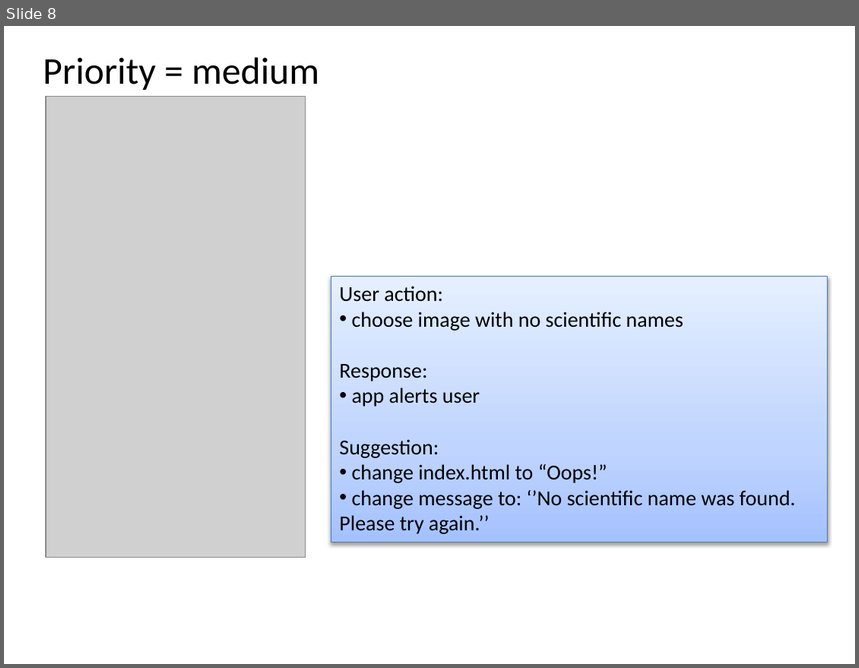
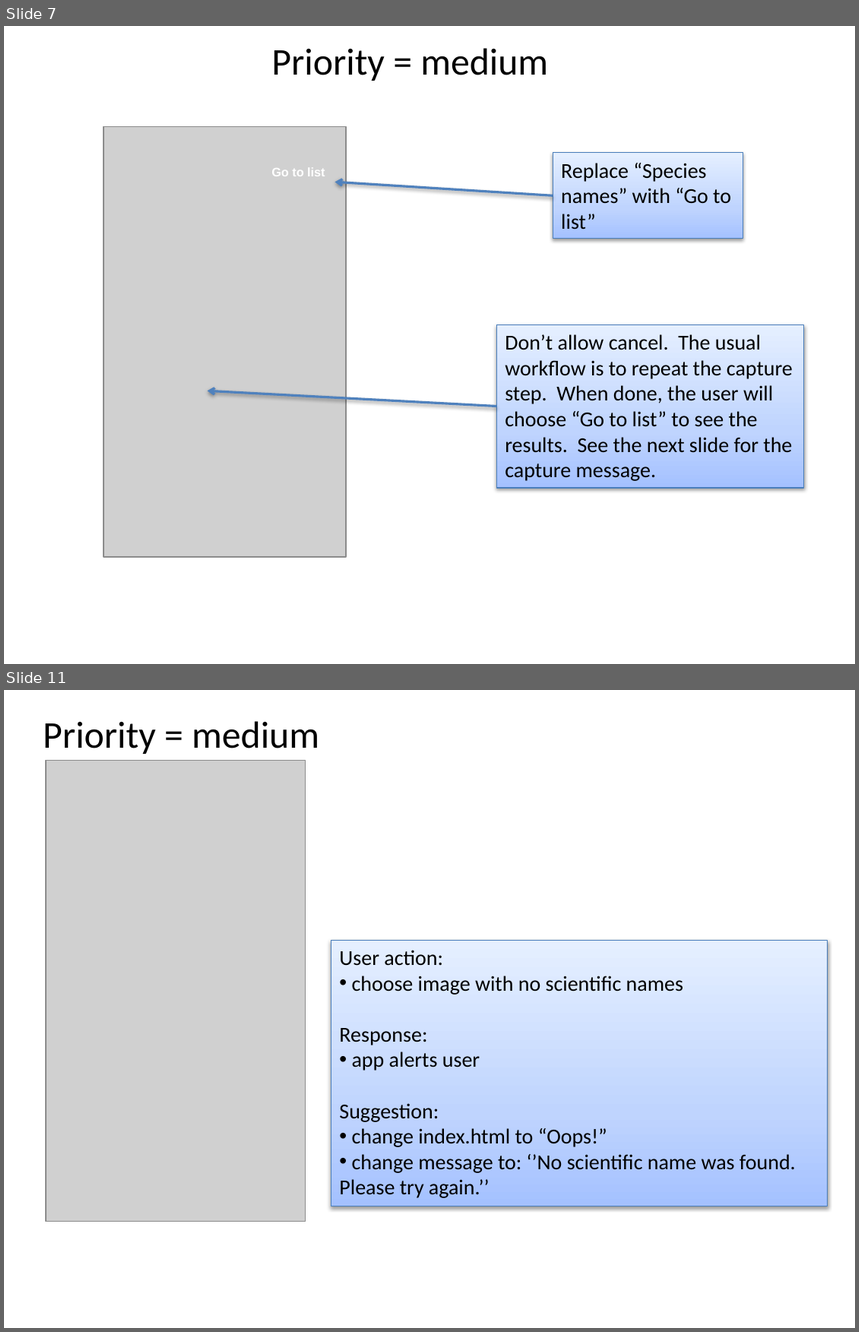
Before and after one commit to phylotastic/Pt_Mobile_Application, a slide deck: design/mobile_app_mvp_priorities.pptx. Shown one above the other, each under a label of ours: slide 8 before the commit, slides 7 and 11 after it; the slides between them are not shown. The pictures are 859x668 and 859x1332 pixels, drawn with LibreOffice and Linux fonts; fonts in the diff are those of the drawing; grey boxes stand for pictures. Boxes give left, top, right and bottom in pixels: in the first picture for what was removed or moved away, otherwise in the second. Text is boxed around its words. In the diff, an @@ line names an element or a change of style, - is before the commit and + after.

```diff
--- a/design/mobile_app_mvp_priorities.pptx
+++ b/design/mobile_app_mvp_priorities.pptx
@@ slide 7 added at [4, 26, 855, 664], background #FFFFFF @@
@@ text added at [272, 48, 548, 81], 32 pt, text #000000 @@
+Priority = medium
@@ picture added at [104, 127, 346, 558] @@
@@ rectangle added at [553, 153, 743, 239], fill gradient #A4C4FF to #BFD4FF to #E6EEFF, outline #4B7EBC 0.75 pt, 18 pt, text #000000 @@
+Replace “Species names” with “Go to list”
@@ text added at [272, 168, 325, 176], 10.5 pt, text #FFFFFF, bold @@
+Go to list
@@ arrow added from (553, 195) to (335, 182), #4F81BD 2 pt @@
@@ rectangle added at [496, 325, 804, 488], fill gradient #A4C4FF to #BFD4FF to #E6EEFF, outline #4B7EBC 0.75 pt, 18 pt, text #000000 @@
+Don’t allow cancel. The usual workflow is to repeat the capture step. When done, the user will choose “Go to list” to see the results. See the next slide for the capture message.
@@ arrow added from (496, 407) to (208, 391), #4F81BD 2 pt @@
@@ what was slide 8 is now slide 11 @@
```
Also in this commit, not shown: 5 slides changed, 5 other slides added, 3 slides removed.
